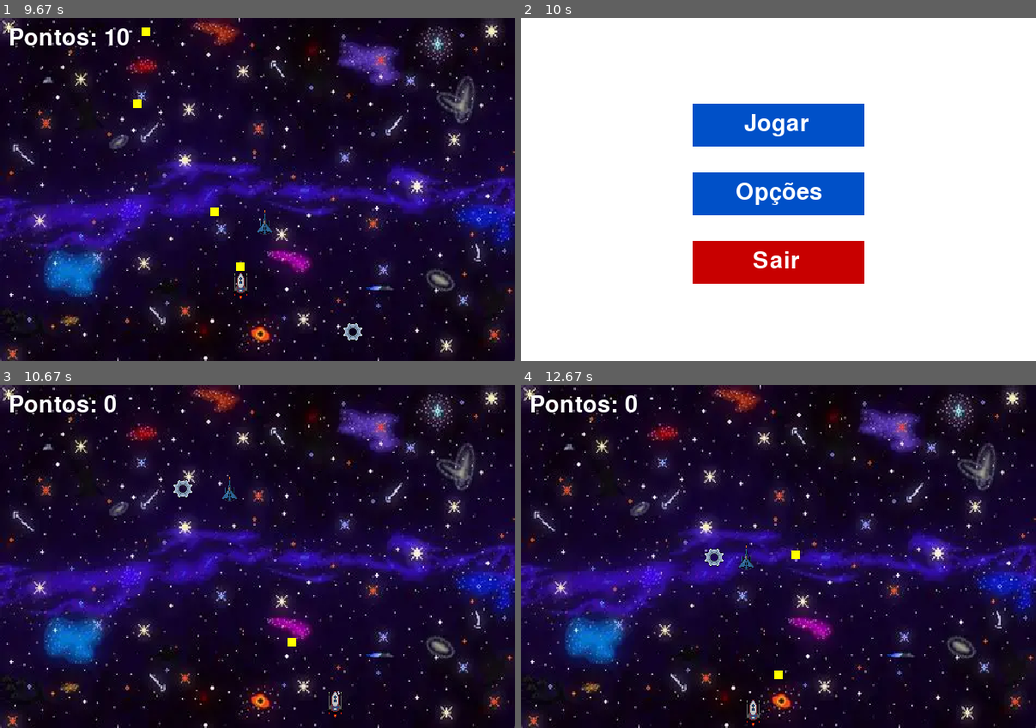
Above: before the commit, frames 1-4 (two rows, left to right).
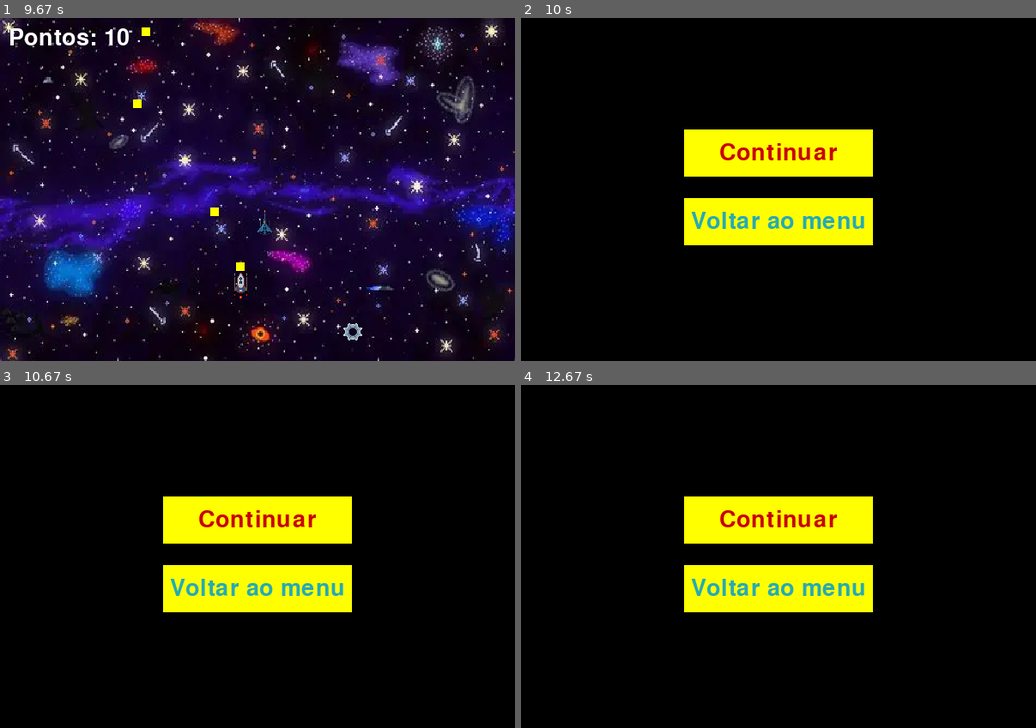
Above: after the commit, the same moments.

Repository: lucasmarinhorocha/Curso
Game: pygame game, started from Pygames/Projeto_terca.py
Two runs of this game, one before a commit and one after it. Both use one fixed random seed, a clock stepped at 60 frames per second and the inputs below.
Inputs (mouse positions are in pixels of both pictures, inside the frame that each line leads up to):
- Up to frame 1 (9.67 s): click "Jogar" at 0.38 s; tap Space at 0.67, 1.07, 1.37, 1.63, 1.97, 2.27, 2.4, 2.8, 3.1, 3.47, 3.87, 4.17, 4.37, 4.67, 4.87, 5.2, 5.5, 5.7, 6, 6.27, 6.6, 6.9, 7.03, 7.43, 7.73, 8.1, 8.5, 8.8, 9, 9.3, 9.5 s; hold Left 1-1.53 s; hold Down 1.57-1.87 s; hold Left 1.9-2.3 s; hold Up 2.33-2.7 s; hold Right 2.73-3.37 s; hold Down 3.4-3.77 s; hold Left 3.8-4.27 s; hold Right 4.3-4.77 s; hold Up 4.8-5.1 s; hold Right 5.13-5.6 s; hold Left 5.63-6.17 s; hold Down 6.2-6.5 s; hold Left 6.53-6.93 s; hold Up 6.97-7.33 s; hold Right 7.37-8 s; hold Down 8.03-8.4 s; hold Left 8.43-8.9 s; hold Right 8.93-9.4 s; hold Up from 9.43 s (still down)
- Up to frame 2 (10 s): release Up at 9.73 s; click (778, 192) at 9.82 s, where only the run before the commit has a clickable "Opções"
- Up to frame 3 (10.67 s): click (257, 491) at 10.15 s, where only the run before the commit has a clickable "Jogar"; hold Right from 10.43 s (still down); tap Space at 10.5 s
- Up to frame 4 (12.67 s): tap Space at 10.8, 11, 11.3, 12.23, 12.57 s; release Right at 10.9 s; hold Left 10.93-11.47 s; click (963, 597) at 11.55 s; click (778, 491) at 11.88 s, where only the run before the commit has a clickable "Jogar"; hold Down 12.17-12.47 s; hold Left from 12.5 s (still down)

Frame 1 is identical in both runs. In frame 2, 100% of the frame differs, in the area x 0-100%, y 0-100%; in frame 3, 84%; in frame 4, 84%.

Commit message:
Tela_GAMEOVER

Diff:
--- a/Pygames/Projeto_terca.py
+++ b/Pygames/Projeto_terca.py
@@ -10,7 +10,7 @@
 #imagens
 nave = pygame.image.load("Nave_atari.png")
 fundo = pygame.image.load("espaço.webp")
-nave2 = pygame.image.load("Nave2.png")
+nave2 = pygame.image.load("nave2.png")
 engrenagem = pygame.image.load("engrenagem.png")
 
 
@@ -24,6 +24,7 @@
 fundo = pygame.transform.scale(fundo, (L, A))
 
 # Botões
+botao_voltar = pygame.Rect(200,180,200,50)
 botao_jogar = pygame.Rect(200, 100, 200, 50)
 botao_opcoes = pygame.Rect(200, 180, 200, 50)
 botao_sair = pygame.Rect(200, 260, 200, 50)
@@ -48,7 +49,6 @@
     tela.fill(cor)
 
 
-# Função para criar projetil
 def criar_projetil(rect_player):
     return {
         "x": rect_player.centerx - 5,
@@ -58,21 +58,18 @@
     }
 
 
-# Função para atualizar e desenhar projeteis
 def atualizar_projeteis(projeteis, rect_obs, obstaculo, ponto):
     for p in projeteis[:]:
         p["y"] -= p["vel"]
         rect_p = pygame.Rect(p["x"], p["y"], p["tam"], p["tam"])
 
-        # Se colidiu com obstáculo
         if rect_p.colliderect(rect_obs):
-            projeteis.remove(p)  # remove o projetil
+            projeteis.remove(p)
             obstaculo["y"] = -obstaculo["tam"]
             obstaculo["x"] = random.randint(0, L - obstaculo["tam"])
             ponto += 1
             obstaculo["vel"] += 0.2
 
-        # Se saiu da tela
         elif p["y"] < 0:
             projeteis.remove(p)
 
@@ -82,47 +79,95 @@
     return projeteis, obstaculo, ponto
 
 
-def menu():
+# ---------- GAME OVER ----------
+def game_over():
     rodando = True
+
+    # Criar dois botões centralizados
+    largura_botao = 220
+    altura_botao = 55
+
+    botao_continue = pygame.Rect((L - largura_botao)//2, 130, largura_botao, altura_botao)
+    botao_menu = pygame.Rect((L - largura_botao)//2, 210, largura_botao, altura_botao)
+
     while rodando:
-        alterar_tela(branco)
-
-        # Desenhar botões
-        pygame.draw.rect(tela, azul, botao_jogar)
-        pygame.draw.rect(tela, azul, botao_opcoes)
-        pygame.draw.rect(tela, vermelho, botao_sair)
-
-        # Texto nos botões
-        texto_jogar = fonte.render("Jogar", True, branco)
-        texto_opcoes = fonte.render("Opções", True, branco)
-        texto_sair = fonte.render("Sair", True, branco)
-
-        tela.blit(texto_jogar, (botao_jogar.x + 60, botao_jogar.y + 10))
-        tela.blit(texto_opcoes, (botao_opcoes.x + 50, botao_opcoes.y + 10))
-        tela.blit(texto_sair, (botao_sair.x + 70, botao_sair.y + 10))
+        alterar_tela(preto)
+
+        # --- DESENHAR BOTÕES ---
+        pygame.draw.rect(tela, amarelo, botao_continue)
+        pygame.draw.rect(tela, amarelo, botao_menu)
+
+        # --- TEXTOS CENTRALIZADOS ---
+        texto_continue = fonte.render("Continuar", True, vermelho)
+        texto_menu = fonte.render("Voltar ao menu", True, azul_claro)
+
+        tela.blit(texto_continue, (botao_continue.centerx - texto_continue.get_width()//2,
+                                   botao_continue.centery - texto_continue.get_height()//2))
+
+        tela.blit(texto_menu, (botao_menu.centerx - texto_menu.get_width()//2,
+                               botao_menu.centery - texto_menu.get_height()//2))
 
         pygame.display.update()
 
         for evento in pygame.event.get():
             if evento.type == pygame.QUIT:
-                rodando = False
+                pygame.quit()
+                sys.exit()
+
             if evento.type == pygame.MOUSEBUTTONDOWN:
-                if botao_jogar.collidepoint(evento.pos):
-                    jogo()
-                elif botao_opcoes.collidepoint(evento.pos):
-                    print("Tela de opções ainda não implementada")
-                elif botao_sair.collidepoint(evento.pos):
-                    rodando = False
-
-
-def jogo():
-    # reinicia os objetos sempre que o jogo começa
+                if botao_continue.collidepoint(evento.pos):
+                    return "continue"
+                if botao_menu.collidepoint(evento.pos):
+                    return "menu"
+
+
+
+def reiniciar():
     player = {"x": L // 2, "y": A - 50, "vel": 5, "tam": 40}
     obstaculo = {"x": random.randint(0, L - 40), "y": -50, "vel": 5, "tam": 40}
     bonus = {"x": random.randint(0, L - 40), "y": -50, "vel": 5, "tam": 40}
     projeteis = []
     ponto = 0
-
+    return player, obstaculo, bonus, projeteis, ponto
+
+
+# ---------- MENU ----------
+def menu():
+    rodando = True
+    while rodando:
+        alterar_tela(branco)
+
+        pygame.draw.rect(tela, azul, botao_jogar)
+        pygame.draw.rect(tela, azul, botao_opcoes)
+        pygame.draw.rect(tela, vermelho, botao_sair)
+
+        texto_jogar = fonte.render("Jogar", True, branco)
+        texto_opcoes = fonte.render("Opções", True, branco)
+        texto_sair = fonte.render("Sair", True, branco)
+
+        tela.blit(texto_jogar, (botao_jogar.x + 60, botao_jogar.y + 10))
+        tela.blit(texto_opcoes, (botao_opcoes.x + 50, botao_opcoes.y + 10))
+        tela.blit(texto_sair, (botao_sair.x + 70, botao_sair.y + 10))
+
+        pygame.display.update()
+
+        for evento in pygame.event.get():
+            if evento.type == pygame.QUIT:
+                pygame.quit()     # ← ADICIONADO
+                sys.exit()
+
+            if evento.type == pygame.MOUSEBUTTONDOWN:
+                if botao_jogar.collidepoint(evento.pos):
+                    return "jogo"
+                elif botao_opcoes.collidepoint(evento.pos):
+                    print("Tela de opções ainda não implementada")
+                elif botao_sair.collidepoint(evento.pos):
+                    return "sair"
+
+
+# ---------- JOGO PRINCIPAL ----------
+def jogo():
+    player, obstaculo, bonus, projeteis, ponto = reiniciar()
     relogio = pygame.time.Clock()
 
     while True:
@@ -130,14 +175,13 @@
 
         for evento in pygame.event.get():
             if evento.type == pygame.QUIT:
-                acionado = False
-
+                pygame.quit()      # ← ADICIONADO
+                sys.exit()
 
             if evento.type == pygame.KEYDOWN:
                 if evento.key == pygame.K_SPACE:
                     projeteis.append(criar_projetil(rect_player))
 
-        # CONTROLE DO JOGADOR
         teclas = pygame.key.get_pressed()
         if teclas[pygame.K_LEFT] and player["x"] > 0:
             player["x"] -= player["vel"]
@@ -148,66 +192,61 @@
         if teclas[pygame.K_DOWN] and player["y"] < A - player["tam"]:
             player["y"] += player["vel"]
 
-        # MOVIMENTO DOS OBJETOS
         obstaculo["y"] += obstaculo["vel"]
         bonus["y"] += bonus["vel"]
 
-        # RESETAR OBSTÁCULO
         if obstaculo["y"] > A:
             obstaculo["y"] = -obstaculo["tam"]
             obstaculo["x"] = random.randint(0, L - obstaculo["tam"])
             ponto += 1
             obstaculo["vel"] += 0.2
 
-        # RESETAR BÔNUS
         if bonus["y"] > A:
             bonus["y"] = -bonus["tam"]
             bonus["x"] = random.randint(0, L - bonus["tam"])
 
-        # TRANSFORMAR EM RECT
         rect_player = pygame.Rect(player["x"], player["y"], player["tam"], player["tam"])
         rect_obs = pygame.Rect(obstaculo["x"], obstaculo["y"], obstaculo["tam"], obstaculo["tam"])
         rect_bonus = pygame.Rect(bonus["x"], bonus["y"], bonus["tam"], bonus["tam"])
 
-        # COLISÃO COM OBSTÁCULO
         if rect_player.colliderect(rect_obs):
-            print("Game Over!")
-            break
-
-        # COLISÃO COM BÔNUS
+            escolha = game_over()
+            if escolha == "menu":
+                return
+            elif escolha == "continue":
+                player, obstaculo, bonus, projeteis, ponto = reiniciar()
+                continue
+
         if rect_player.colliderect(rect_bonus):
             ponto += 2
             bonus["vel"] += 0.5
             bonus["y"] = -bonus["tam"]
             bonus["x"] = random.randint(0, L - bonus["tam"])
 
-        # DESENHO
         alterar_tela(preto)
         pygame.draw.rect(tela, azul, rect_player)
         pygame.draw.rect(tela, vermelho, rect_obs)
         pygame.draw.circle(tela, amarelo, rect_bonus.center, rect_bonus.width // 2)
-        tela.blit(fundo,(0,0))
-
-
-
-        # Atualizar e desenhar projeteis
+        tela.blit(fundo, (0,0))
+
         projeteis, obstaculo, ponto = atualizar_projeteis(projeteis, rect_obs, obstaculo, ponto)
 
         texto = fonte.render(f"Pontos: {ponto}", True, branco)
         tela.blit(texto, (10, 10))
 
-
-
-        tela.blit(nave,(player["x"],player["y"]))
-        tela.blit(nave2,(obstaculo["x"], obstaculo["y"]))
-        tela.blit(engrenagem,(bonus["x"],bonus["y"]))
-
+        tela.blit(nave, (player["x"], player["y"]))
+        tela.blit(nave2, (obstaculo["x"], obstaculo["y"]))
+        tela.blit(engrenagem, (bonus["x"], bonus["y"]))
 
         pygame.display.update()
 
 
-# Inicia pelo menu
-menu()
-
-pygame.quit()
-sys.exit()
+# ---------- LOOP PRINCIPAL ----------
+while True:
+    acionamento = menu()
+
+    if acionamento == "jogo":
+        jogo()
+    elif acionamento == "sair":
+        pygame.quit()    # ← ADICIONADO
+        sys.exit()
